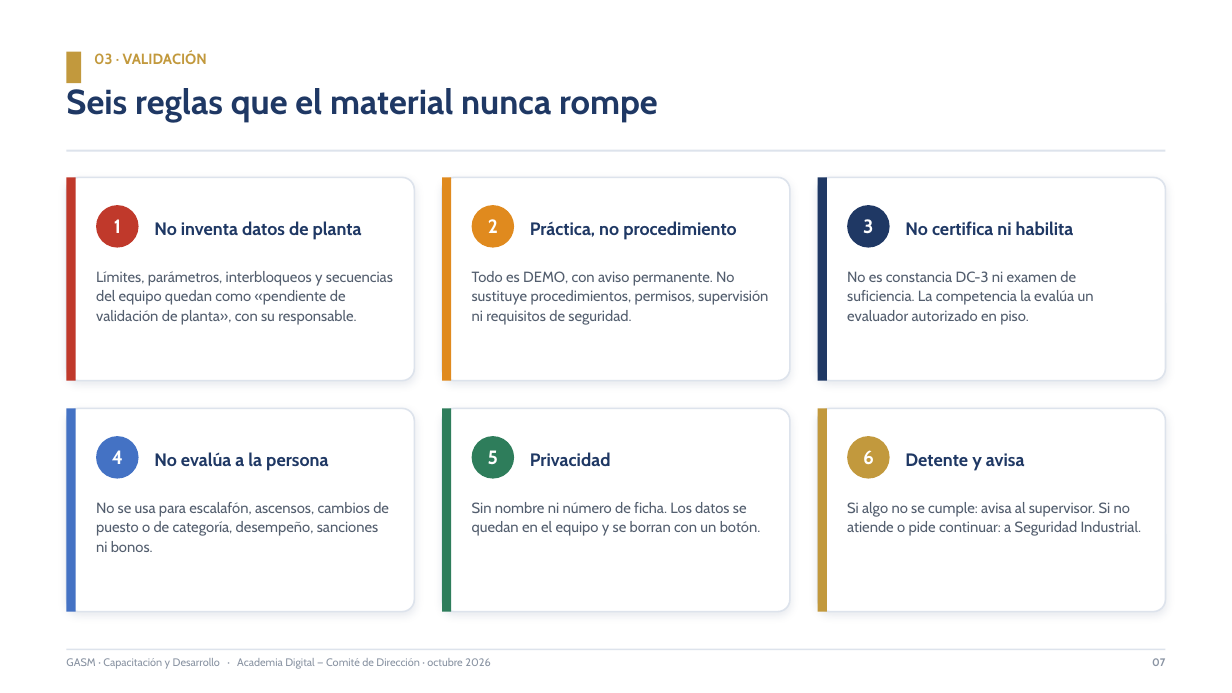
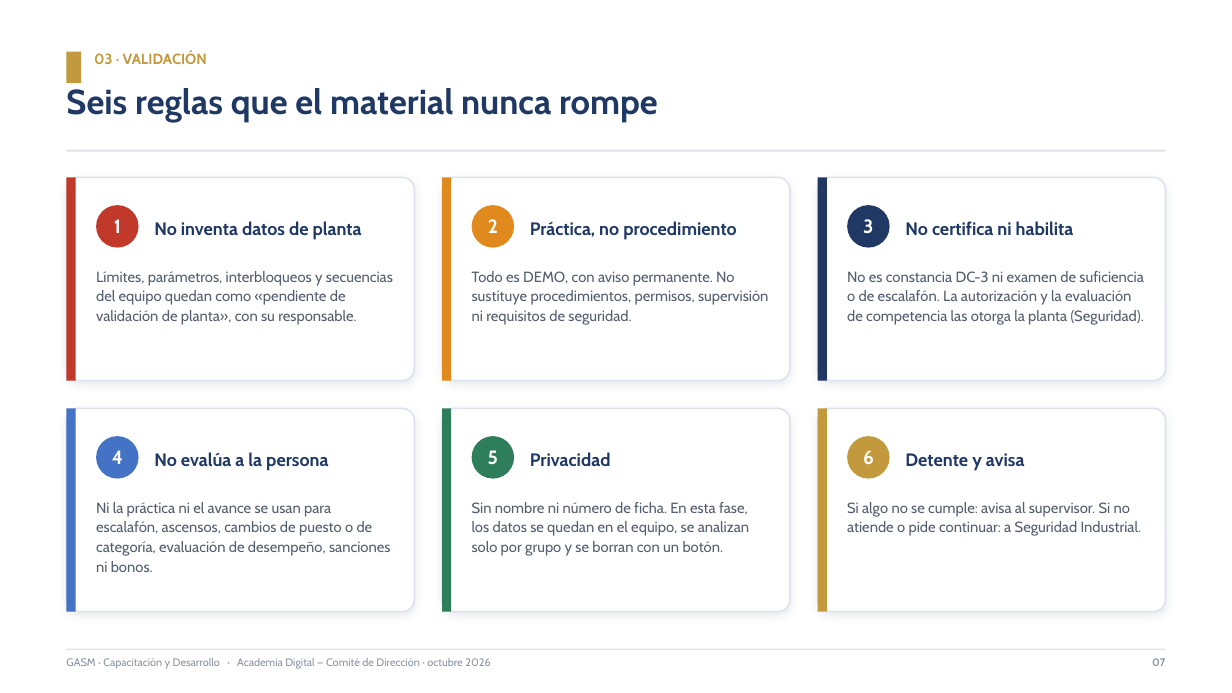
Before and after one commit to diegocardonaguzman03-maker/HR, a slide deck: slide 7 of entregables/2026-10-08-presentacion-comite/academia-digital-misiones-comite.pptx. Drawn at 1232x693 pixels with LibreOffice and Linux fonts; fonts in the diff are those of the drawing. Boxes give left, top, right and bottom in pixels: in the first picture for what was removed or moved away, otherwise in the second. Text is boxed around its words. In the diff, an @@ line names an element or a change of style, - is before the commit and + after.

```diff
--- a/entregables/2026-10-08-presentacion-comite/academia-digital-misiones-comite.pptx
+++ b/entregables/2026-10-08-presentacion-comite/academia-digital-misiones-comite.pptx
@@ text at <box>847,271,1144,325</box>: text changed @@
-No es constancia DC-3 ni examen de suficiencia. La competencia la evalúa un evaluador autorizado en piso.
+No es constancia DC-3 ni examen de suficiencia o de escalafón. La autorización y la evaluación de competencia las otorga la planta (Seguridad).
@@ text at <box>96,502,390,572</box>: text changed @@
-No se usa para escalafón, ascensos, cambios de puesto o de categoría, desempeño, sanciones ni bonos.
+Ni la práctica ni el avance se usan para escalafón, ascensos, cambios de puesto o de categoría, evaluación de desempeño, sanciones ni bonos.
@@ text at <box>472,502,749,556</box>: text changed @@
-Sin nombre ni número de ficha. Los datos se quedan en el equipo y se borran con un botón.
+Sin nombre ni número de ficha. En esta fase, los datos se quedan en el equipo, se analizan solo por grupo y se borran con un botón.
```
Also in this commit, not shown: 9 other slides changed.
